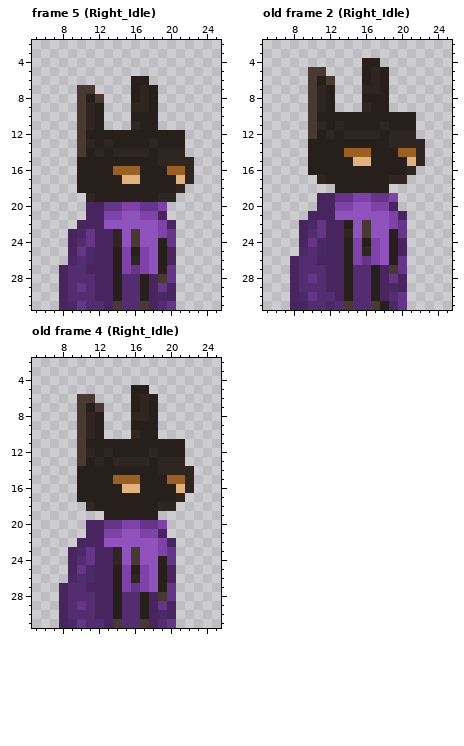
A pixel-art file gets an edit: assets/Aseprite/Character_Sprites/character.aseprite. Above, as it was before the edit.
32x32 pixels, 8 frames. Colours within 5 levels of each other are drawn and written as one. Shown: frame 5 (Right_Idle): x 5..25, y 2..31; old frame 2 (Right_Idle): x 5..25, y 2..31; old frame 4 (Right_Idle): x 5..25, y 2..31. The commit also changed other frames, which this record leaves out.
The same view after the edit:
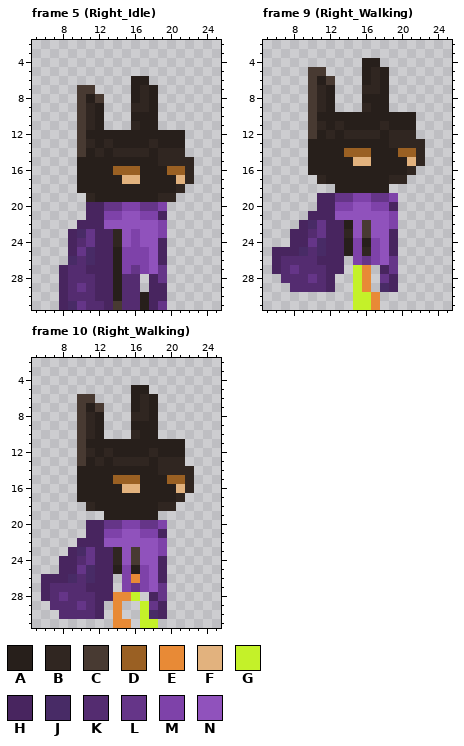
Palette (. is transparent): A #271f1b  B #302621  C #483a32  D #9a6023  E #e88a36  F #e2b27e  G #c4f129  H #48255f  J #482b66  K #542c70  L #653588  M #7e42a9  N #9052bc
A new or re-ordered frame is compared with the old frame closest to it.
Commit message: Walking animation
What changed:
frames 8 -> 12
Changed rows in their new state; - is an unchanged pixel.
Frame 5 (Right_Idle), layers "Front_Cloak", "Back_Cloak", "Legs_C":
first column x 16:
22 ----.
23 M---.
24 M--H.
25 M--H.
26 M--H.
27 ---L.
28 -.-L.
29 -.-H.
30 ---H.
31 -A-L.
Frame 9 (Right_Walking) is new; against old frame 2 (Right_Idle), layers "Front_Cloak", "Back_Cloak", "Legs_C":
first column x 6:
21 --------------.
22 --------------.
23 --H----------H.
24 --H----------H.
25 HHH----------H.
26 HKK-----.----L.
27 HKL-----.GE.-L.
28 -KK----..GE.LH.
29 --K----..GE.JH.
30 --.......GGE...
31 --.......GGE...
Frame 10 (Right_Walking) is new; against old frame 4 (Right_Idle), layers "Front_Cloak", "Back_Cloak", "Legs_C":
first column x 6:
22 --------------.
23 --------------.
24 --H----------H.
25 --H----------H.
26 HHH-----.-E--H.
27 HKK-----.----L.
28 HKL-----EEG.-L.
29 -KK----.E..GLH.
30 --K----.E..GJH.
31 --......EE.GG..
